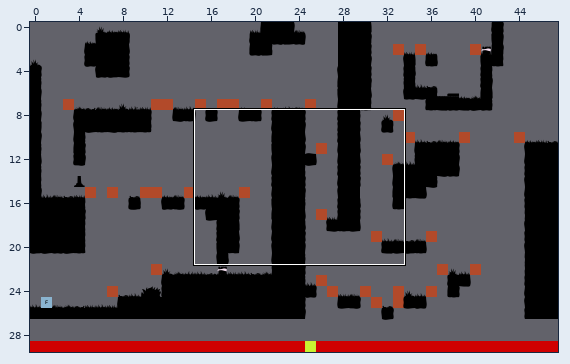
Two states of a Tiled map (JSON), maps/level_01.json. The first picture is a wide view before the edit; the outline marks the close-up.
Close-up. Before the commit:
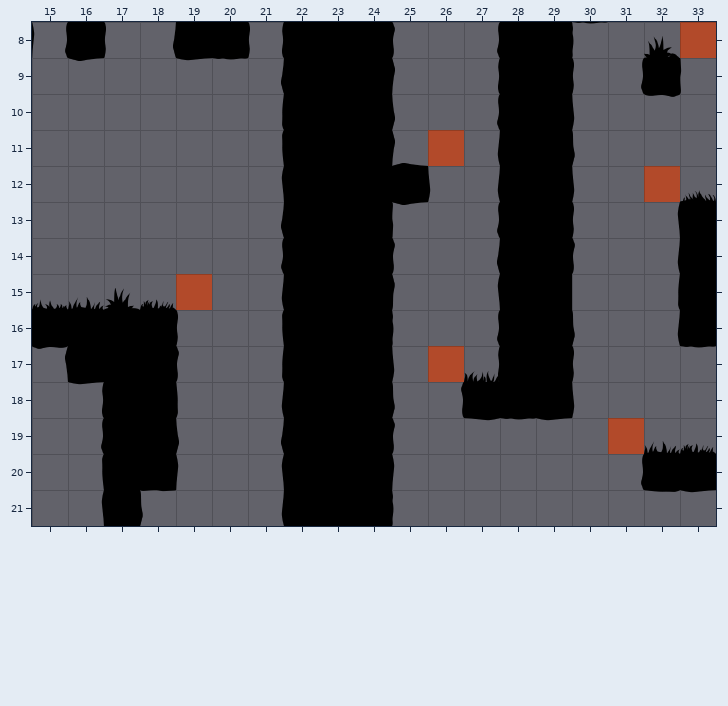
Cells are 64x64 px. Shown: x 15..33, y 8..21. The commit also changed other parts of the map, which this record leaves out. Tiles whose own drawing changed are shown in their newer look in all pictures.
The same view after the edit:
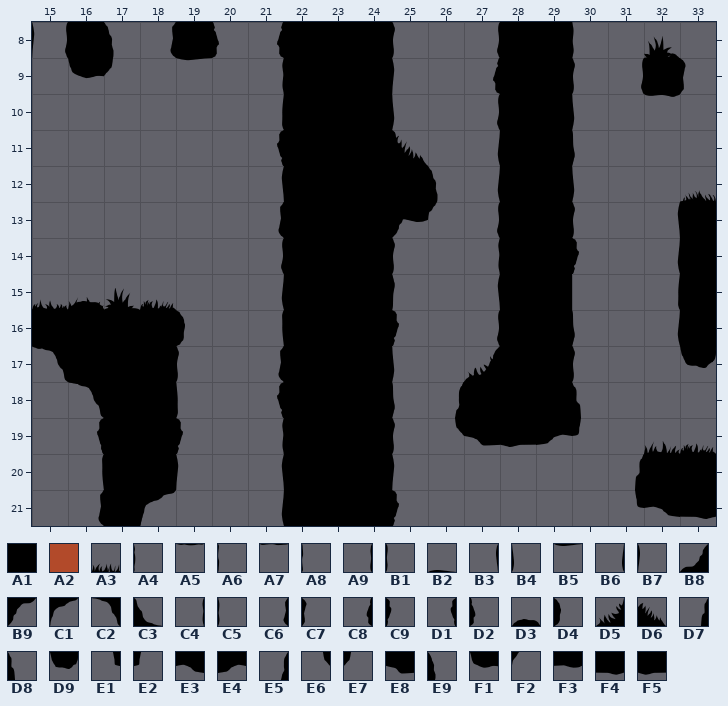
Key: from "tileset": A1 78, A2 81, A3 158, A4 159 flipped on the other diagonal, A5 159 turned 180, A6 160 flipped on the other diagonal, A7 160 turned 180, A8 160 turned 90, A9 161 turned 270, B1 161 turned 90, B2 162, B3 162 flipped on the diagonal, B4 162 flipped on the other diagonal, B5 162 flipped up-down, B6 162 turned 270, B7 162 turned 90, B8 194, B9 194 turned 180, C1 195 turned 180, C2 195 turned 270, C3 195 turned 90, C4 198 turned 270, C5 198 turned 90, C6 199 turned 270, C7 199 turned 90, C8 200 flipped on the diagonal, C9 200 flipped on the other diagonal, D1 200 turned 270, D2 200 turned 90, D3 201, D4 201 turned 90, D5 232, D6 234 flipped left-right, D7 273, D8 273 flipped left-right, D9 278, E1 311, E2 311 flipped left-right, E3 312, E4 312 flipped left-right, E5 349, E6 387, E7 387 flipped left-right, E8 388, E9 425 flipped left-right, F1 429 flipped left-right, F2 463 flipped left-right, F3 464 flipped left-right, F4 540, F5 540 flipped left-right.
__ is an empty cell.
Edits made:
Layer "layer_limits" (now hidden):
y 8: x 33 A2 -> __
y 11: x 26 A2 -> __
y 12: x 32 A2 -> __
y 15: x 19 A2 -> __
y 17: x 26 A2 -> __
y 19: x 31 A2 -> __
Layer "layer_platforms":
y 8: x 20 A1 -> __
Layer "layer_decos1":
y 8: x 17..18 B1 B6 -> E9 C6; x 20..21 __ A9 -> D2 C4; x 30 A4 -> __
y 9: x 16..17 B5 __ -> F1 E7; x 20..21 A5 B6 -> __ C4; x 27 A9 -> C8; x 33 A8 -> C7
y 11: x 25 B2 -> C3
y 12: x 26 __ -> E9
y 13: x 21 B6 -> C4; x 25..26 A6 __ -> F3 F2
y 14: x 27 B6 -> C4; x 30 __ -> C9
y 15: x 16 B2 -> D3
y 16: x 19 B1 -> D4; x 25 A4 -> C9
y 17: x 15 B3 -> C2; x 27 A9 -> B8; x 33 A5 -> D9
y 18: x 16 A9 -> C2; x 26 __ -> E5; x 30 __ -> D8
y 19: x 16 __ -> D1; x 19 B4 -> C9; x 21 B6 -> C4; x 26..30 __ __ A5 __ __ -> E6 E8 F5 E4 E2
y 20: x 31 __ -> D7
y 21: x 16 __ -> C6; x 18 A7 -> C1; x 25 A4 -> C9; x 31..33 __ __ __ -> E1 E3 F4
Layer "layer_decos2":
y 8: x 21 B1 -> C8; x 30 A5 -> C5
y 11: x 21 __ -> D1; x 25 B7 -> D6
y 13: x 21 __ -> C6; x 25 B5 -> B9
y 17: x 21 __ -> C6; x 27 A3 -> D5
y 18: x 21 __ -> D1
